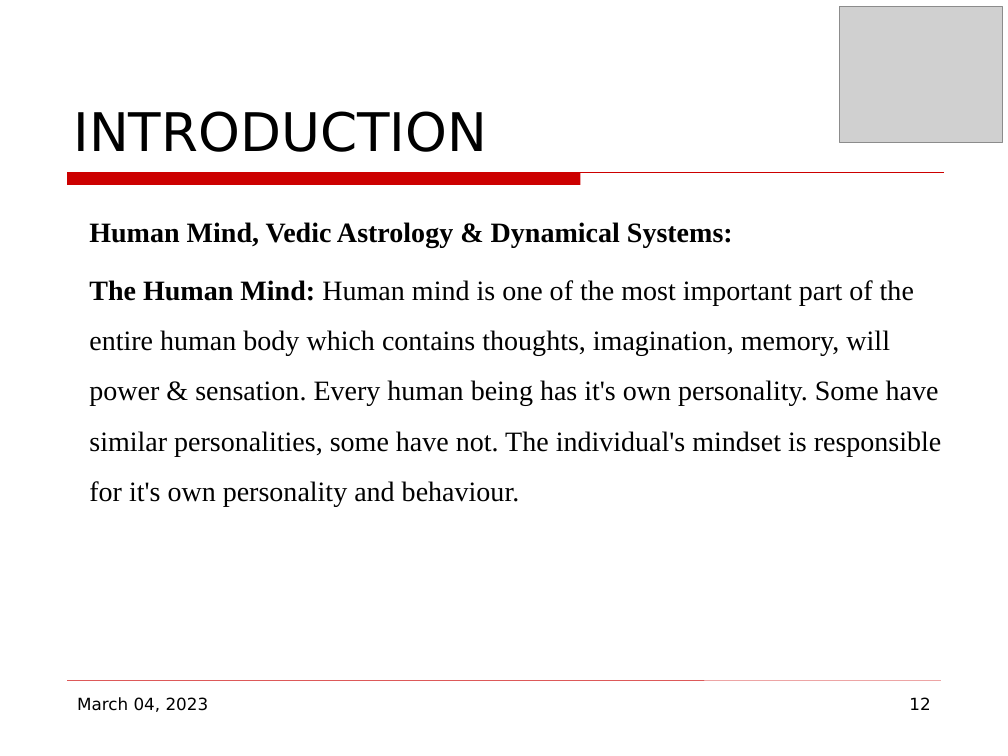
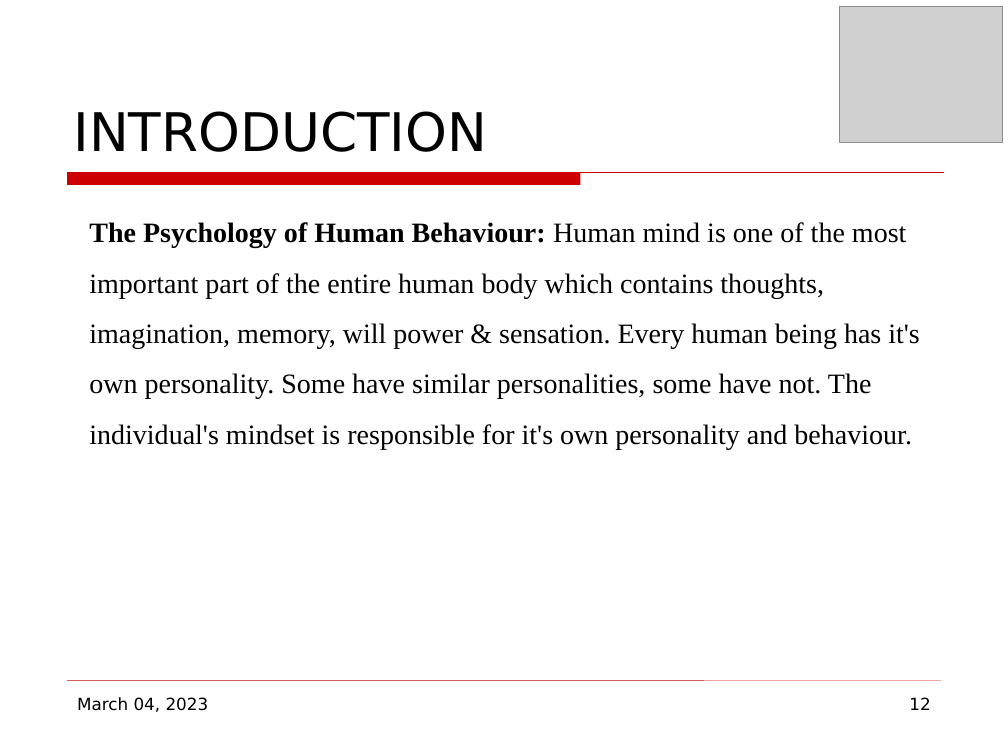
Before and after one commit to mohitlabs/Research, a slide deck: slide 12 of Emotionally Intelligent Machines(EIM's) & Sentiment Synthesis based on Ancient Vedic Astrology/Conference Paper.odp. Drawn at 1008x756 pixels with LibreOffice and Linux fonts; fonts in the diff are those of the drawing; grey boxes stand for pictures; background and template pictures are left out. Boxes give left, top, right and bottom in pixels: in the first picture for what was removed or moved away, otherwise in the second. Text is boxed around its words. In the diff, an @@ line names an element or a change of style, - is before the commit and + after.

```diff
--- a/Emotionally Intelligent Machines(EIM's) & Sentiment Synthesis based on Ancient Vedic Astrology/Conference Paper.odp
+++ b/Emotionally Intelligent Machines(EIM's) & Sentiment Synthesis based on Ancient Vedic Astrology/Conference Paper.odp
@@ text at bbox=[89, 222, 919, 449]: text changed @@
-Human Mind, Vedic Astrology & Dynamical Systems:
-The Human Mind: Human mind is one of the most important part of the entire human body which contains thoughts, imagination, memory, will power & sensation. Every human being has it's own personality. Some have similar personalities, some have not. The individual's mindset is responsible for it's own personality and behaviour.
+The Psychology of Human Behaviour: Human mind is one of the most important part of the entire human body which contains thoughts, imagination, memory, will power & sensation. Every human being has it's own personality. Some have similar personalities, some have not. The individual's mindset is responsible for it's own personality and behaviour.
```
Also in this commit, not shown: 1 other slide changed, 6 slides added, 1 other file.
